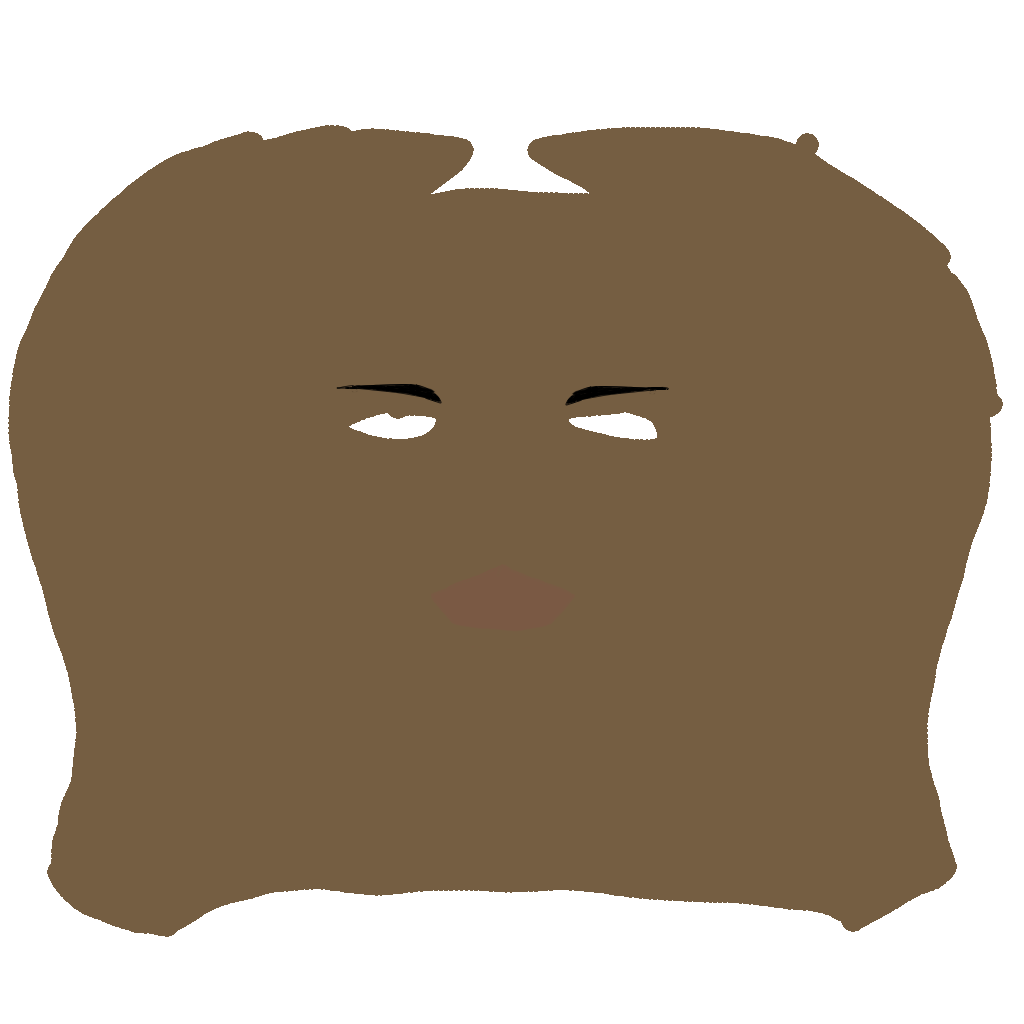
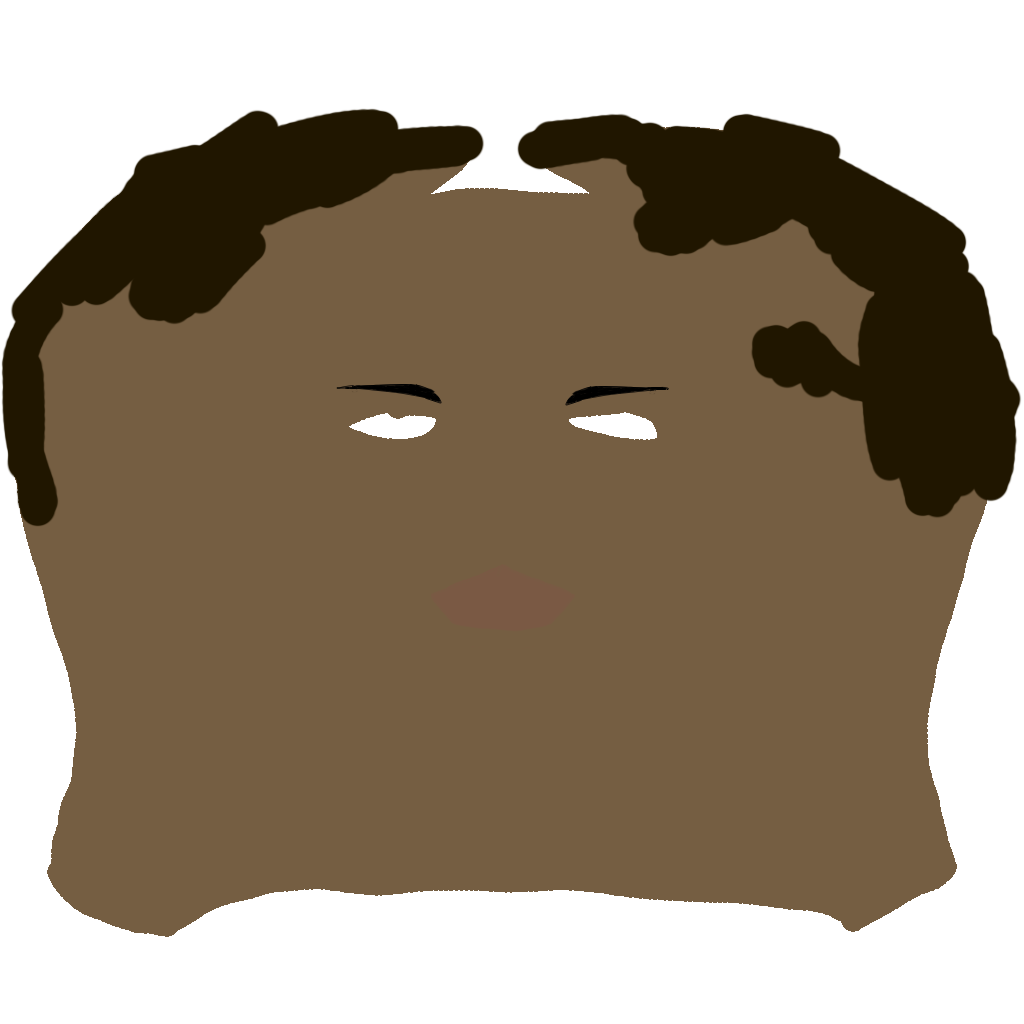
Two versions of the same layered image (1024x1024). Layer-by-layer changes:
painted on "Layer 3" over <box>1,108,1022,527</box>
